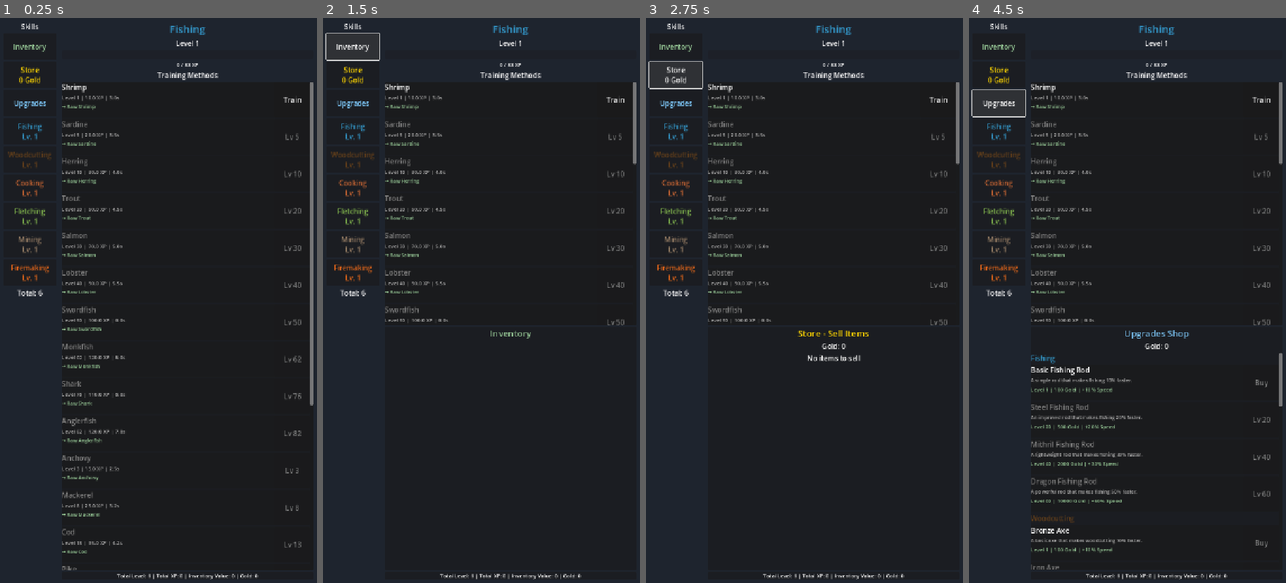
Above: before the commit, frames 1-4 (left to right).
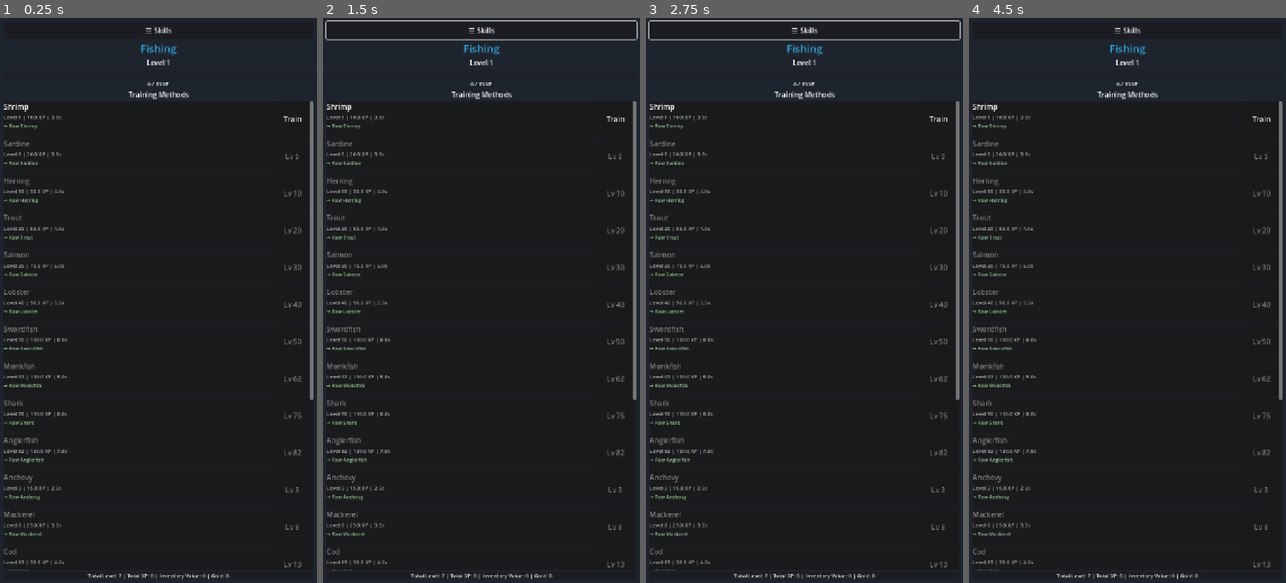
Above: after the commit, the same moments.

Repository: fahmed93/idlescapers
Game: Godot game, scene res://scenes/main.tscn
Same seed, same stepped clock (60 frames per second), same inputs: the game is played once before the commit and once after it.
Inputs (mouse positions are in pixels of both pictures, inside the frame that each line leads up to):
- Up to frame 1 (0.25 s): no input
- Up to frame 2 (1.5 s): click (481, 29) at 0.5 s, where only the run after the commit has a clickable "☰ Skills"; click (351, 46) at 1.25 s, where only the run before the commit has a clickable "Inventory"
- Up to frame 3 (2.75 s): click (674, 74) at 2 s, where only the run before the commit has a clickable "Store 0 Gold"
- Up to frame 4 (4.5 s): click "Train" at 2.75 s; click "Stop Training" at 3.5 s; click (997, 102) at 4.25 s, where only the run before the commit has a clickable "Upgrades"

The runs differ from the first frame. In frame 1, 6.5% of the frame differs, in the area x 1-99%, y 0-100%; in frame 2, 6.4%; in frame 3, 6.7%; in frame 4, 8.0%, in the area x 0-99%, y 0-100%.

Commit message:
Merge branch 'main' into copilot/move-inventory-to-sidebar
Co-authored-by: fahmed93 <4407704+fahmed93@users.noreply.github.com>

Diff:
--- a/autoload/game_manager.gd
+++ b/autoload/game_manager.gd
@@ -142,6 +142,17 @@
 	skill_xp["firemaking"] = 0.0
 	skill_levels["firemaking"] = 1
 
+	# Create Astrology skill
+	var astrology := SkillData.new()
+	astrology.id = "astrology"
+	astrology.name = "Astrology"
+	astrology.description = "Study celestial bodies and constellations to unlock cosmic powers."
+	astrology.color = Color(0.3, 0.2, 0.7)
+	astrology.training_methods = preload("res://autoload/skills/astrology_skill.gd").create_methods()
+	skills["astrology"] = astrology
+	skill_xp["astrology"] = 0.0
+	skill_levels["astrology"] = 1
+
 ## Get current skill level
 func get_skill_level(skill_id: String) -> int:
 	return skill_levels.get(skill_id, 1)
--- a/autoload/inventory.gd
+++ b/autoload/inventory.gd
@@ -122,6 +122,12 @@
 	# Firemaking products
 	_add_item("ashes", "Ashes", "Remains of burnt logs.", ItemData.ItemType.PROCESSED, 1)
 
+	# Astrology materials
+	_add_item("stardust", "Stardust", "Shimmering dust from the cosmos.", ItemData.ItemType.RAW_MATERIAL, 10)
+	_add_item("celestial_essence", "Celestial Essence", "Pure essence of celestial bodies.", ItemData.ItemType.PROCESSED, 50)
+	_add_item("astral_shard", "Astral Shard", "A fragment of astral energy.", ItemData.ItemType.PROCESSED, 150)
+	_add_item("void_crystal", "Void Crystal", "A mysterious crystal from the void.", ItemData.ItemType.PROCESSED, 1000)
+
 
 ## Helper to add item definition
 func _add_item(id: String, display_name: String, desc: String, type: ItemData.ItemType, value: int) -> void:
--- /dev/null
+++ b/autoload/skills/astrology_skill.gd
@@ -0,0 +1,209 @@
+## Astrology Skill
+## Contains training methods for the Astrology skill
+extends Node
+
+## Create and return all astrology training methods
+static func create_methods() -> Array[TrainingMethodData]:
+	var methods: Array[TrainingMethodData] = []
+
+	var moon := TrainingMethodData.new()
+	moon.id = "observe_moon"
+	moon.name = "Observe Moon"
+	moon.description = "Study the phases and movements of the moon."
+	moon.level_required = 1
+	moon.xp_per_action = 15.0
+	moon.action_time = 3.0
+	moon.produced_items = {"stardust": 1}
+	methods.append(moon)
+
+	var aries := TrainingMethodData.new()
+	aries.id = "aries"
+	aries.name = "Aries Constellation"
+	aries.description = "Chart the ram constellation in the night sky."
+	aries.level_required = 5
+	aries.xp_per_action = 25.0
+	aries.action_time = 3.5
+	aries.produced_items = {"stardust": 1}
+	methods.append(aries)
+
+	var taurus := TrainingMethodData.new()
+	taurus.id = "taurus"
+	taurus.name = "Taurus Constellation"
+	taurus.description = "Map the bull constellation and its stars."
+	taurus.level_required = 10
+	taurus.xp_per_action = 35.0
+	taurus.action_time = 4.0
+	taurus.produced_items = {"stardust": 2}
+	methods.append(taurus)
+
+	var gemini := TrainingMethodData.new()
+	gemini.id = "gemini"
+	gemini.name = "Gemini Constellation"
+	gemini.description = "Study the twins constellation in detail."
+	gemini.level_required = 15
+	gemini.xp_per_action = 45.0
+	gemini.action_time = 4.5
+	gemini.produced_items = {"stardust": 2}
+	methods.append(gemini)
+
+	var cancer := TrainingMethodData.new()
+	cancer.id = "cancer"
+	cancer.name = "Cancer Constellation"
+	cancer.description = "Observe the crab constellation's faint stars."
+	cancer.level_required = 20
+	cancer.xp_per_action = 55.0
+	cancer.action_time = 5.0
+	cancer.produced_items = {"stardust": 2, "celestial_essence": 1}
+	methods.append(cancer)
+
+	var leo := TrainingMethodData.new()
+	leo.id = "leo"
+	leo.name = "Leo Constellation"
+	leo.description = "Track the lion constellation across the sky."
+	leo.level_required = 25
+	leo.xp_per_action = 65.0
+	leo.action_time = 5.0
+	leo.produced_items = {"stardust": 3, "celestial_essence": 1}
+	methods.append(leo)
+
+	var virgo := TrainingMethodData.new()
+	virgo.id = "virgo"
+	virgo.name = "Virgo Constellation"
+	virgo.description = "Chart the maiden constellation's position."
+	virgo.level_required = 30
+	virgo.xp_per_action = 75.0
+	virgo.action_time = 5.5
+	virgo.produced_items = {"stardust": 3, "celestial_essence": 1}
+	methods.append(virgo)
+
+	var libra := TrainingMethodData.new()
+	libra.id = "libra"
+	libra.name = "Libra Constellation"
+	libra.description = "Study the scales constellation in the zodiac."
+	libra.level_required = 35
+	libra.xp_per_action = 85.0
+	libra.action_time = 6.0
+	libra.produced_items = {"stardust": 3, "celestial_essence": 2}
+	methods.append(libra)
+
+	var scorpio := TrainingMethodData.new()
+	scorpio.id = "scorpio"
+	scorpio.name = "Scorpio Constellation"
+	scorpio.description = "Observe the scorpion constellation's bright stars."
+	scorpio.level_required = 40
+	scorpio.xp_per_action = 95.0
+	scorpio.action_time = 6.0
+	scorpio.produced_items = {"stardust": 4, "celestial_essence": 2}
+	methods.append(scorpio)
+
+	var sagittarius := TrainingMethodData.new()
+	sagittarius.id = "sagittarius"
+	sagittarius.name = "Sagittarius Constellation"
+	sagittarius.description = "Track the archer constellation toward the galactic center."
+	sagittarius.level_required = 45
+	sagittarius.xp_per_action = 105.0
+	sagittarius.action_time = 6.5
+	sagittarius.produced_items = {"stardust": 4, "celestial_essence": 2}
+	methods.append(sagittarius)
+
+	var capricorn := TrainingMethodData.new()
+	capricorn.id = "capricorn"
+	capricorn.name = "Capricorn Constellation"
+	capricorn.description = "Map the sea-goat constellation in the southern sky."
+	capricorn.level_required = 50
+	capricorn.xp_per_action = 115.0
+	capricorn.action_time = 7.0
+	capricorn.produced_items = {"stardust": 5, "celestial_essence": 2}
+	methods.append(capricorn)
+
+	var aquarius := TrainingMethodData.new()
+	aquarius.id = "aquarius"
+	aquarius.name = "Aquarius Constellation"
+	aquarius.description = "Study the water-bearer constellation's patterns."
+	aquarius.level_required = 55
+	aquarius.xp_per_action = 125.0
+	aquarius.action_time = 7.0
+	aquarius.produced_items = {"stardust": 5, "celestial_essence": 3}
+	methods.append(aquarius)
+
+	var pisces := TrainingMethodData.new()
+	pisces.id = "pisces"
+	pisces.name = "Pisces Constellation"
+	pisces.description = "Observe the fish constellation's circlet."
+	pisces.level_required = 60
+	pisces.xp_per_action = 135.0
+	pisces.action_time = 7.5
+	pisces.produced_items = {"stardust": 5, "celestial_essence": 3}
+	methods.append(pisces)
+
+	var orion := TrainingMethodData.new()
+	orion.id = "orion"
+	orion.name = "Orion Constellation"
+	orion.description = "Map the hunter constellation with its distinctive belt."
+	orion.level_required = 65
+	orion.xp_per_action = 145.0
+	orion.action_time = 8.0
+	orion.produced_items = {"stardust": 6, "celestial_essence": 3}
+	methods.append(orion)
+
+	var ursa_major := TrainingMethodData.new()
+	ursa_major.id = "ursa_major"
+	ursa_major.name = "Ursa Major"
+	ursa_major.description = "Study the great bear and the big dipper."
+	ursa_major.level_required = 70
+	ursa_major.xp_per_action = 155.0
+	ursa_major.action_time = 8.5
+	ursa_major.produced_items = {"stardust": 6, "celestial_essence": 4, "astral_shard": 1}
+	methods.append(ursa_major)
+
+	var cassiopeia := TrainingMethodData.new()
+	cassiopeia.id = "cassiopeia"
+	cassiopeia.name = "Cassiopeia Constellation"
+	cassiopeia.description = "Observe the distinctive W-shaped constellation."
+	cassiopeia.level_required = 75
+	cassiopeia.xp_per_action = 165.0
+	cassiopeia.action_time = 9.0
+	cassiopeia.produced_items = {"stardust": 7, "celestial_essence": 4, "astral_shard": 1}
+	methods.append(cassiopeia)
+
+	var andromeda := TrainingMethodData.new()
+	andromeda.id = "andromeda"
+	andromeda.name = "Andromeda Galaxy"
+	andromeda.description = "Study the distant spiral galaxy visible to the naked eye."
+	andromeda.level_required = 80
+	andromeda.xp_per_action = 180.0
+	andromeda.action_time = 9.5
+	andromeda.produced_items = {"stardust": 8, "celestial_essence": 5, "astral_shard": 2}
+	methods.append(andromeda)
+
+	var pleiades := TrainingMethodData.new()
+	pleiades.id = "pleiades"
+	pleiades.name = "Pleiades Star Cluster"
+	pleiades.description = "Chart the seven sisters star cluster."
+	pleiades.level_required = 85
+	pleiades.xp_per_action = 200.0
+	pleiades.action_time = 10.0
+	pleiades.produced_items = {"stardust": 10, "celestial_essence": 6, "astral_shard": 2}
+	methods.append(pleiades)
+
+	var supernova := TrainingMethodData.new()
+	supernova.id = "supernova"
+	supernova.name = "Supernova Remnant"
+	supernova.description = "Study the remains of an exploded star."
+	supernova.level_required = 90
+	supernova.xp_per_action = 225.0
+	supernova.action_time = 11.0
+	supernova.produced_items = {"stardust": 12, "celestial_essence": 7, "astral_shard": 3}
+	methods.append(supernova)
+
+	var black_hole := TrainingMethodData.new()
+	black_hole.id = "black_hole"
+	black_hole.name = "Black Hole"
+	black_hole.description = "Observe the mysterious gravitational anomaly from a safe distance."
+	black_hole.level_required = 95
+	black_hole.xp_per_action = 250.0
+	black_hole.action_time = 12.0
+	black_hole.produced_items = {"stardust": 15, "celestial_essence": 10, "astral_shard": 5, "void_crystal": 1}
+	methods.append(black_hole)
+
+	return methods
--- a/scenes/main.tscn
+++ b/scenes/main.tscn
@@ -45,6 +45,11 @@
 [node name="MainContent" type="VBoxContainer" parent="HSplitContainer"]
 layout_mode = 2
 size_flags_horizontal = 3
+
+[node name="SidebarToggleButton" type="Button" parent="HSplitContainer/MainContent"]
+custom_minimum_size = Vector2(0, 40)
+layout_mode = 2
+text = "☰ Skills"
 
 [node name="SelectedSkillHeader" type="VBoxContainer" parent="HSplitContainer/MainContent"]
 layout_mode = 2
--- a/scripts/main.gd
+++ b/scripts/main.gd
@@ -7,6 +7,7 @@
 
 @onready var skill_sidebar: VBoxContainer = $HSplitContainer/SkillSidebar
 @onready var main_content: VBoxContainer = $HSplitContainer/MainContent
+@onready var sidebar_toggle_button: Button = $HSplitContainer/MainContent/SidebarToggleButton
 @onready var action_list: VBoxContainer = $HSplitContainer/MainContent/ActionList/ScrollContainer/ActionListContent
 @onready var selected_skill_label: Label = $HSplitContainer/MainContent/SelectedSkillHeader/SkillName
 @onready var skill_level_label: Label = $HSplitContainer/MainContent/SelectedSkillHeader/SkillLevel
@@ -38,6 +39,7 @@
 var inventory_button: Button = null
 var inventory_panel_view: PanelContainer = null
 var inventory_items_list: GridContainer = null
+var is_sidebar_expanded: bool = false
 
 func _ready() -> void:
 	_setup_signals()
@@ -50,6 +52,9 @@
 	_populate_skill_sidebar()
 	_update_total_stats()
 	_hide_training_panel()
+
+	# Set sidebar to collapsed by default
+	_set_sidebar_collapsed(true)
 
 	# Select first skill by default
 	if not GameManager.skills.is_empty():
@@ -70,6 +75,7 @@
 	UpgradeShop.upgrade_purchased.connect(_on_upgrade_purchased)
 	UpgradeShop.upgrades_updated.connect(_on_upgrades_updated)
 	stop_button.pressed.connect(_on_stop_button_pressed)
+	sidebar_toggle_button.pressed.connect(_on_sidebar_toggle_pressed)
 
 func _process(_delta: float) -> void:
 	if GameManager.is_training:
@@ -770,3 +776,18 @@
 func _on_upgrades_updated() -> void:
 	if is_upgrades_view:
 		_populate_upgrades_list()
+
+## Toggle sidebar visibility
+func _on_sidebar_toggle_pressed() -> void:
+	_set_sidebar_collapsed(not skill_sidebar.visible)
+
+## Set sidebar collapsed/expanded state
+func _set_sidebar_collapsed(collapsed: bool) -> void:
+	skill_sidebar.visible = not collapsed
+	is_sidebar_expanded = not collapsed
+
+	# Update toggle button text
+	if collapsed:
+		sidebar_toggle_button.text = "☰ Skills"
+	else:
+		sidebar_toggle_button.text = "✕ Close"
Not shown, changed: icon.svg.import
